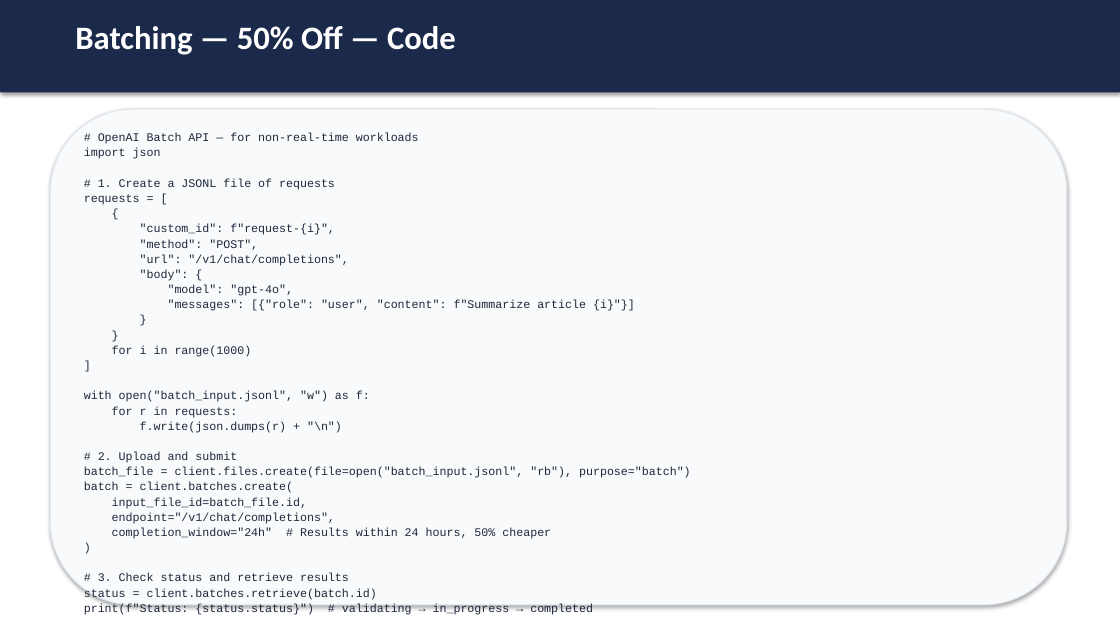
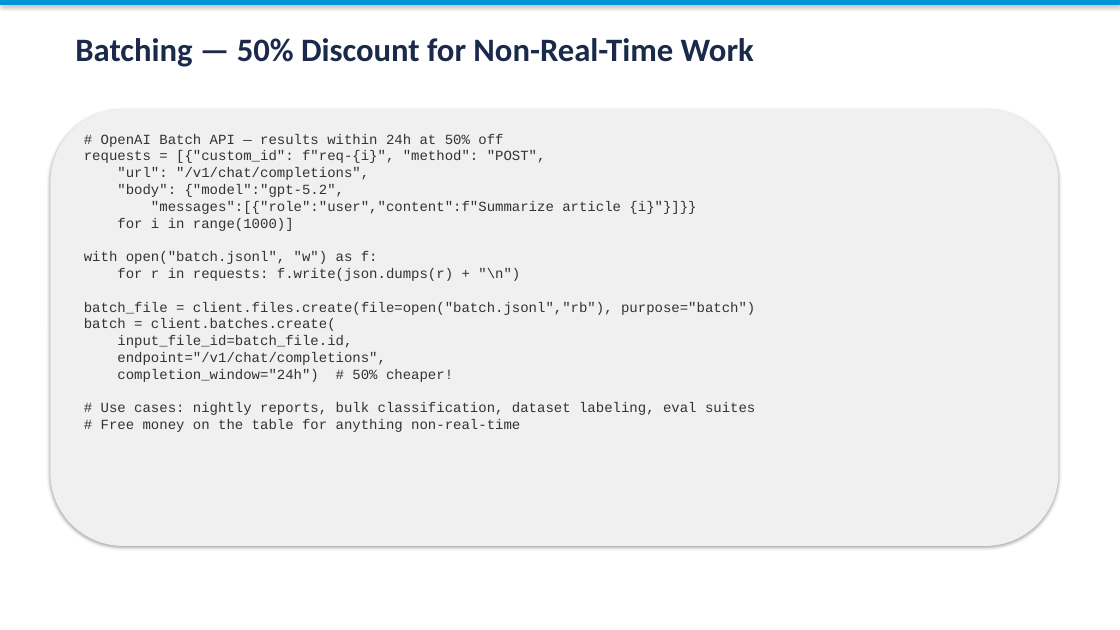
Before and after one commit to toroleapinc/cut-the-crap, a slide deck: slide 5 of developer/session-8/session-8-production-openclaw.pptx (slide 9 before the commit). Drawn at 1120x630 pixels with LibreOffice and Linux fonts; fonts in the diff are those of the drawing. Boxes give left, top, right and bottom in pixels: in the first picture for what was removed or moved away, otherwise in the second. Text is boxed around its words. In the diff, an @@ line names an element or a change of style, - is before the commit and + after.

Commit message:
Rebuild all decks: updated to Feb 2026 models (GPT-5.2, Opus 4.6, Gemini 3 Pro), no duplicate/filler slides

```diff
--- a/developer/session-8/session-8-production-openclaw.pptx
+++ b/developer/session-8/session-8-production-openclaw.pptx
@@ rectangle: place and size @@
-rectangle at <box>0,0,1120,92</box>
+rectangle at <box>0,0,1120,5</box>
@@ rectangle at <box>0,0,1120,5</box>: fill #1B2A4A to #0096D6 @@
@@ text at <box>75,38,754,67</box>: text changed; text colour #FFFFFF to #1B2A4A @@
-Batching — 50% Off — Code
+Batching — 50% Discount for Non-Real-Time Work
@@ rounded rectangle: place and size @@
-rounded rectangle at <box>50,109,1067,605</box>
+rounded rectangle at <box>50,109,1059,546</box>
@@ rounded rectangle at <box>50,109,1059,546</box>: fill #F8FAFC to #F0F0F0; outline #E2E8F0 1 pt to none @@
@@ text at <box>84,134,755,432</box>: text changed; size 10 to 12 pt; text colour #1E293B to #333333 @@
-# OpenAI Batch API — for non-real-time workloads
-import json
-# 1. Create a JSONL file of requests
-requests = [
-{
-"custom_id": f"request-{i}",
-"method": "POST",
-"url": "/v1/chat/completions",
-"body": {
-"model": "gpt-4o",
-"messages": [{"role": "user", "content": f"Summarize article {i}"}]
-}
-}
-for i in range(1000)
-]
-with open("batch_input.jsonl", "w") as f:
-for r in requests:
-f.write(json.dumps(r) + "\n")
-# 2. Upload and submit
-batch_file = client.files.create(file=open("batch_input.jsonl", "rb"), purpose="batch")
-batch = client.batches.create(
-input_file_id=batch_file.id,
-endpoint="/v1/chat/completions",
-completion_window="24h" # Results within 24 hours, 50% cheaper
-)
-# 3. Check status and retrieve results
-status = client.batches.retrieve(batch.id)
-print(f"Status: {status.status}") # validating → in_progress → completed
+# OpenAI Batch API — results within 24h at 50% off
+requests = [{"custom_id": f"req-{i}", "method": "POST",
+"url": "/v1/chat/completions",
+"body": {"model":"gpt-5.2",
+"messages":[{"role":"user","content":f"Summarize article {i}"}]}}
+for i in range(1000)]
+with open("batch.jsonl", "w") as f:
+for r in requests: f.write(json.dumps(r) + "\n")
+batch_file = client.files.create(file=open("batch.jsonl","rb"), purpose="batch")
+batch = client.batches.create(
+input_file_id=batch_file.id,
+endpoint="/v1/chat/completions",
+completion_window="24h") # 50% cheaper!
+# Use cases: nightly reports, bulk classification, dataset labeling, eval suites
+# Free money on the table for anything non-real-time
```
Also in this commit, not shown: 6 other slides changed, 8 slides added, 20 slides removed, 24 other files.
